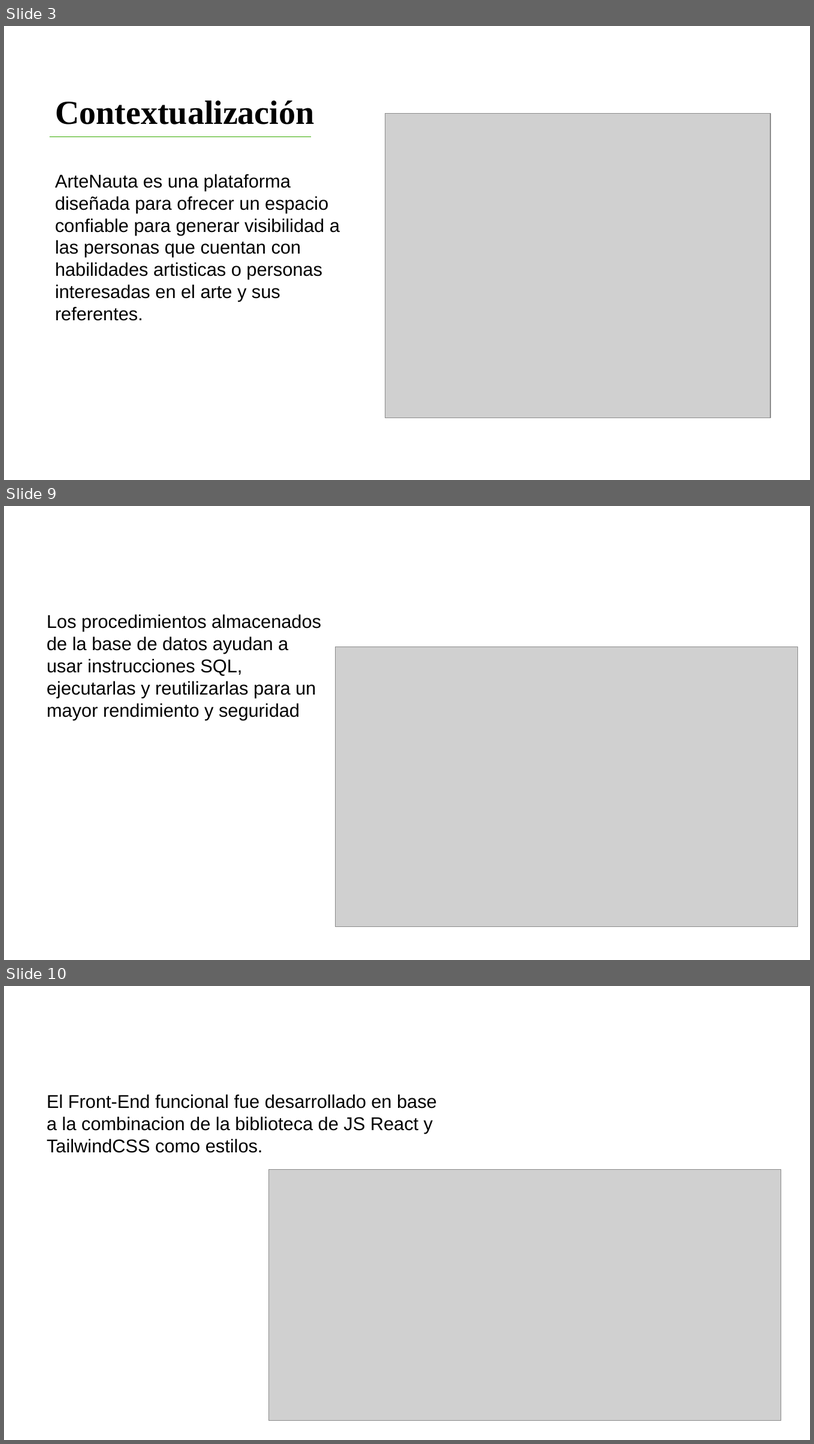
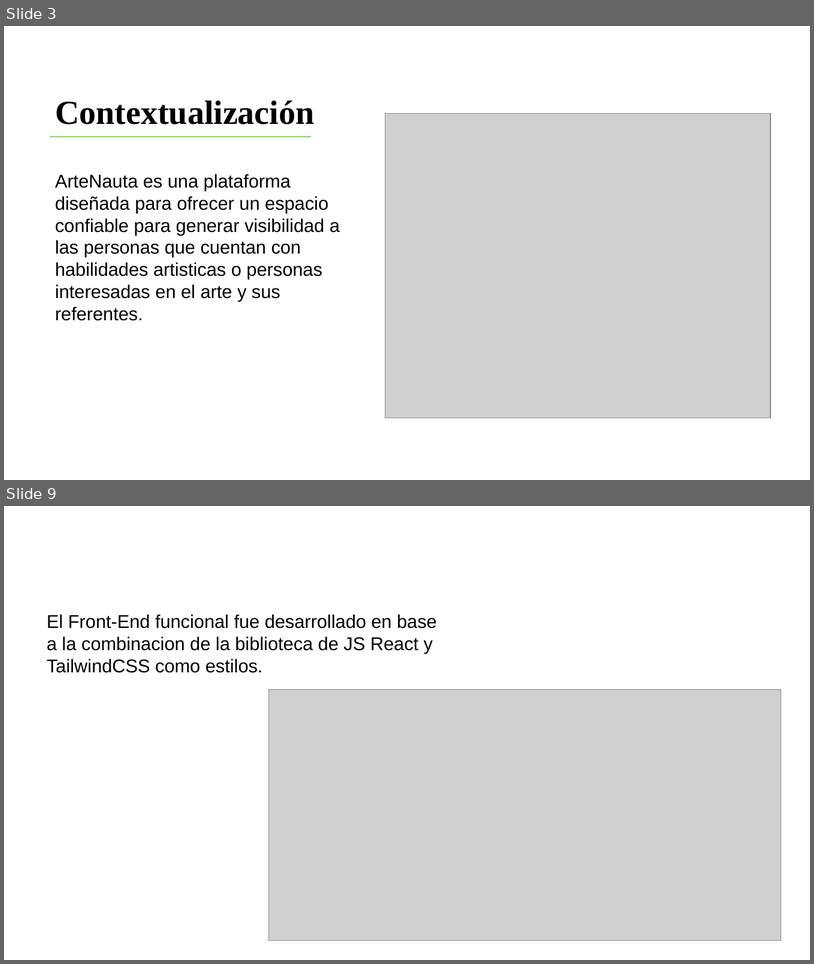
Before and after one commit to Esteban552209/Proyecto_Productivo_ArteNauta, a slide deck: Tercer Trimestre/Presentacion ArteNauta.pptx. Shown one above the other, each under a label of ours: slides 3, 9 and 10 before the commit, slides 3 and 9 after it; the slides between them are not shown. The pictures are 814x1444 and 814x964 pixels, drawn with LibreOffice and Linux fonts; fonts in the diff are those of the drawing; grey boxes stand for pictures; background and template pictures are left out. Boxes give left, top, right and bottom in pixels: in the first picture for what was removed or moved away, otherwise in the second. Text is boxed around its words. In the diff, an @@ line names an element or a change of style, - is before the commit and + after.

```diff
--- a/Tercer Trimestre/Presentacion ArteNauta.pptx
+++ b/Tercer Trimestre/Presentacion ArteNauta.pptx
@@ slide 9 removed at (4, 506, 810, 960), background picture (left out) @@
@@ text removed at (47, 615, 316, 720) @@
-Los procedimientos almacenados de la base de datos ayudan a usar instrucciones SQL, ejecutarlas y reutilizarlas para un mayor rendimiento y seguridad
@@ title removed at (81, 614, 321, 631) @@
-Procedimientos almacenados
@@ picture removed at (336, 647, 798, 927) @@
@@ what was slide 10 is now slide 9 @@
```
Also in this commit, not shown: 3 slides changed, 3 slides added, 3 other slides removed, 8 other files.
